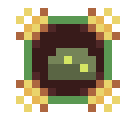
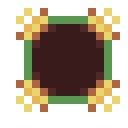
Layers edited between the first and the second 128 × 128 image:
renamed "miniblob.png" to "ant.png", hid it, painted on it over (48, 48, 96, 80)
